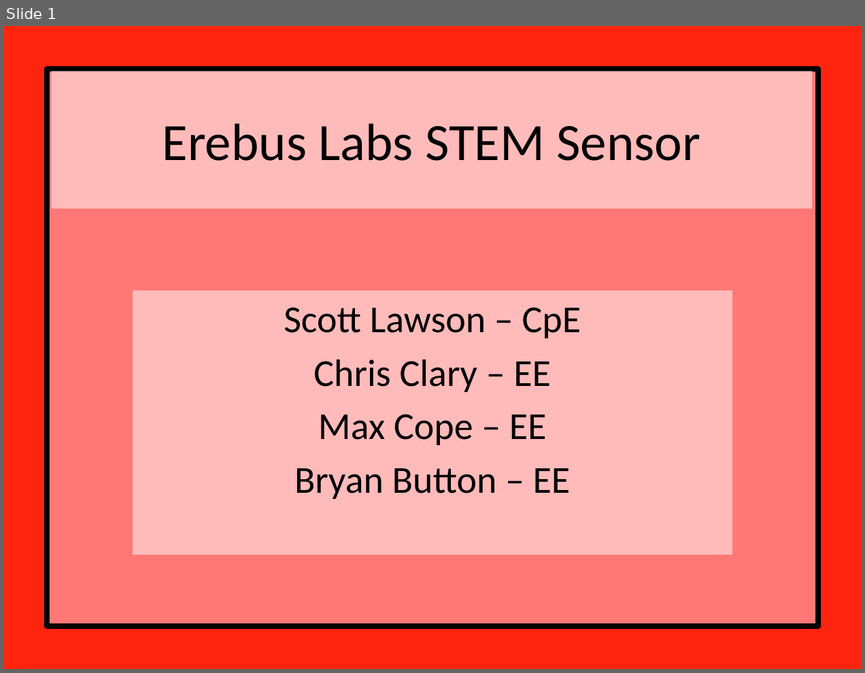
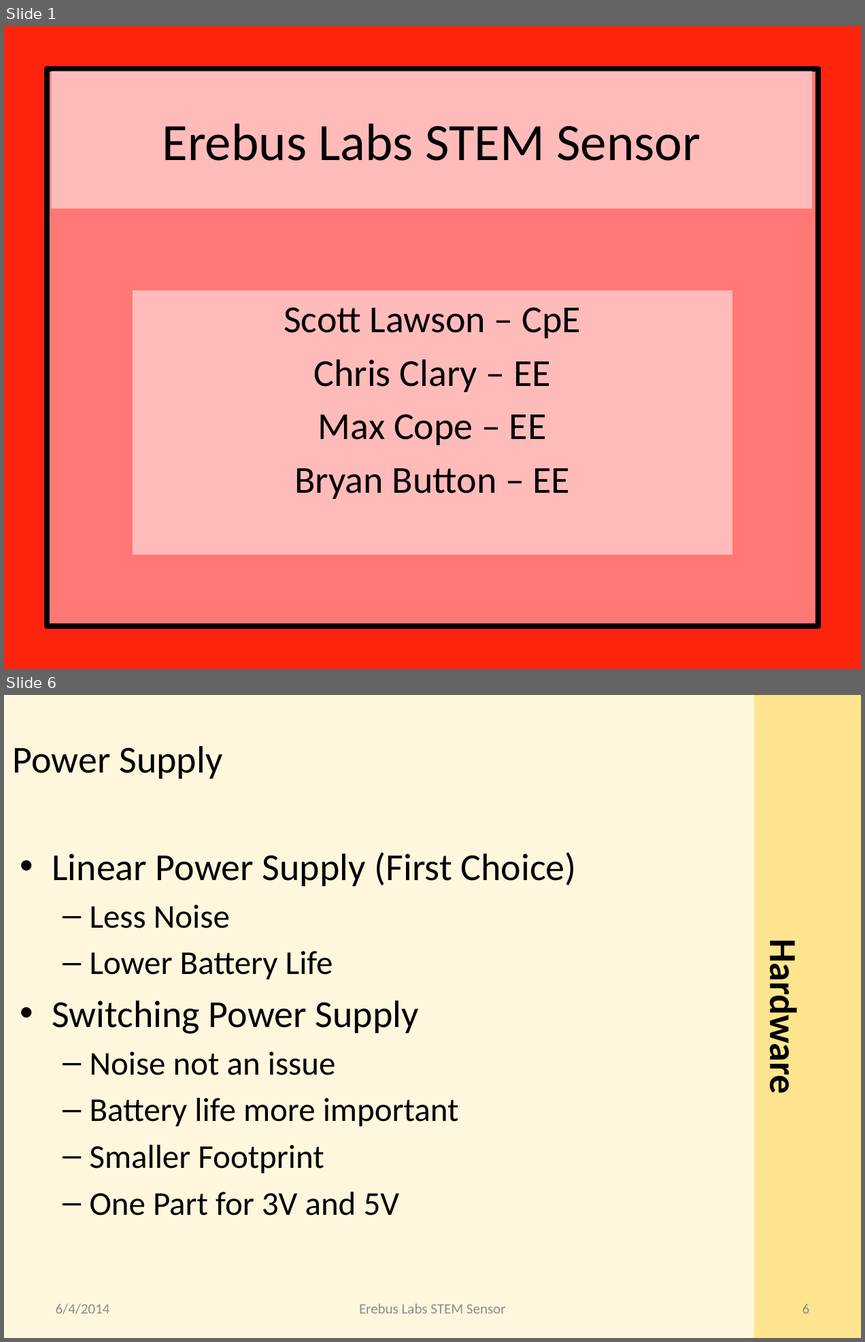
Before and after one commit to erebus-labs/PSU-VOC-SENSOR-2K14, a slide deck: Documents/Capstone Presentation.pptx. Shown one above the other, each under a label of ours: slide 1 before the commit, slides 1 and 6 after it; the slides between them are not shown. The pictures are 865x673 and 865x1342 pixels, drawn with LibreOffice and Linux fonts; fonts in the diff are those of the drawing. Boxes give left, top, right and bottom in pixels: in the first picture for what was removed or moved away, otherwise in the second. Text is boxed around its words. In the diff, an @@ line names an element or a change of style, - is before the commit and + after.

```diff
--- a/Documents/Capstone Presentation.pptx
+++ b/Documents/Capstone Presentation.pptx
@@ slide 6 added at bbox=[4, 695, 861, 1338], background #FFF7DD @@
@@ rectangle added at bbox=[753, 695, 861, 1338], fill #FFE48F @@
@@ text added at bbox=[13, 746, 222, 779], 32 pt, text #000000 @@
+Power Supply
@@ text added at bbox=[52, 852, 576, 1215], 28 pt, text #000000 @@
+• Linear Power Supply (First Choice)
+  – Less Noise
+  – Lower Battery Life
+• Switching Power Supply
+  – Noise not an issue
+  – Battery life more important
+  – Smaller Footprint
+  – One Part for 3V and 5V
@@ text added at bbox=[759, 953, 806, 1089], 32 pt, text #000000, bold @@
+Hardware
@@ text added at bbox=[56, 1303, 110, 1314], 12 pt, text #8C8C8C @@
+6/4/2014
@@ text added at bbox=[359, 1303, 506, 1313], 12 pt, text #8C8C8C @@
+Erebus Labs STEM Sensor
@@ page number added at bbox=[802, 1304, 810, 1313], 12 pt, text #8C8C8C @@
+6
```
Also in this commit, not shown: 19 other slides added, 2 slides removed, 4 other files.
